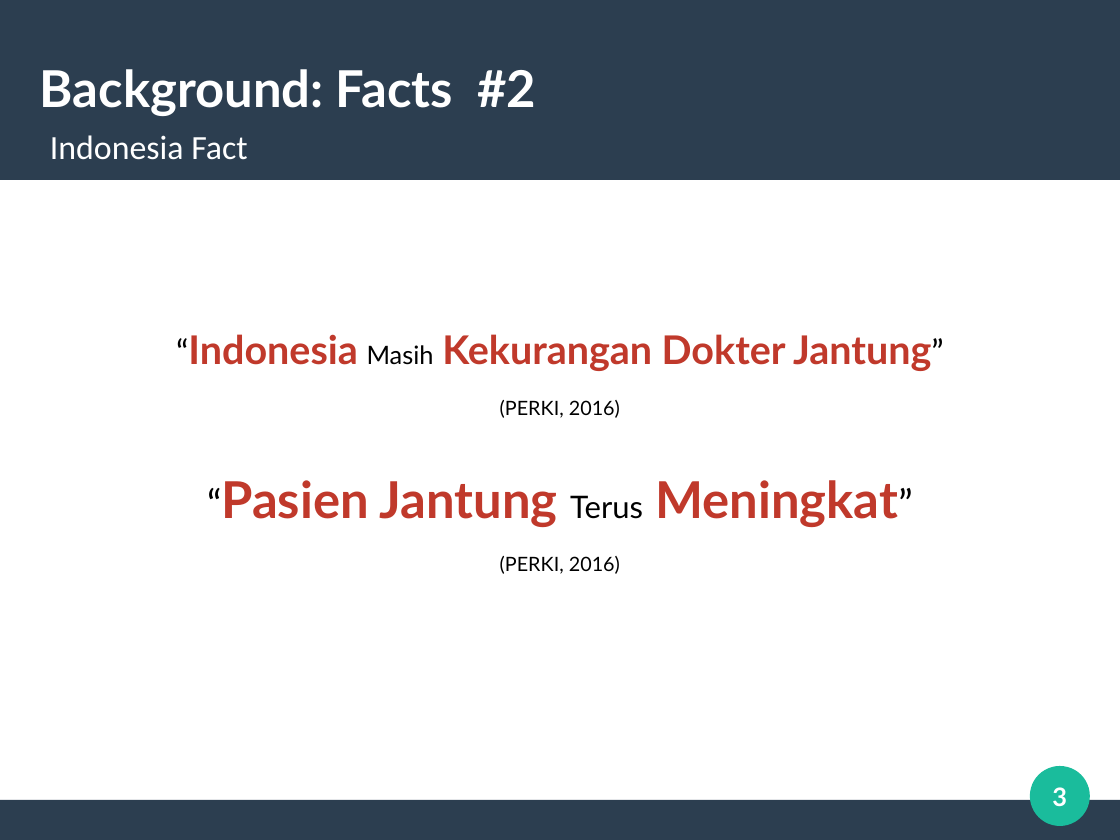
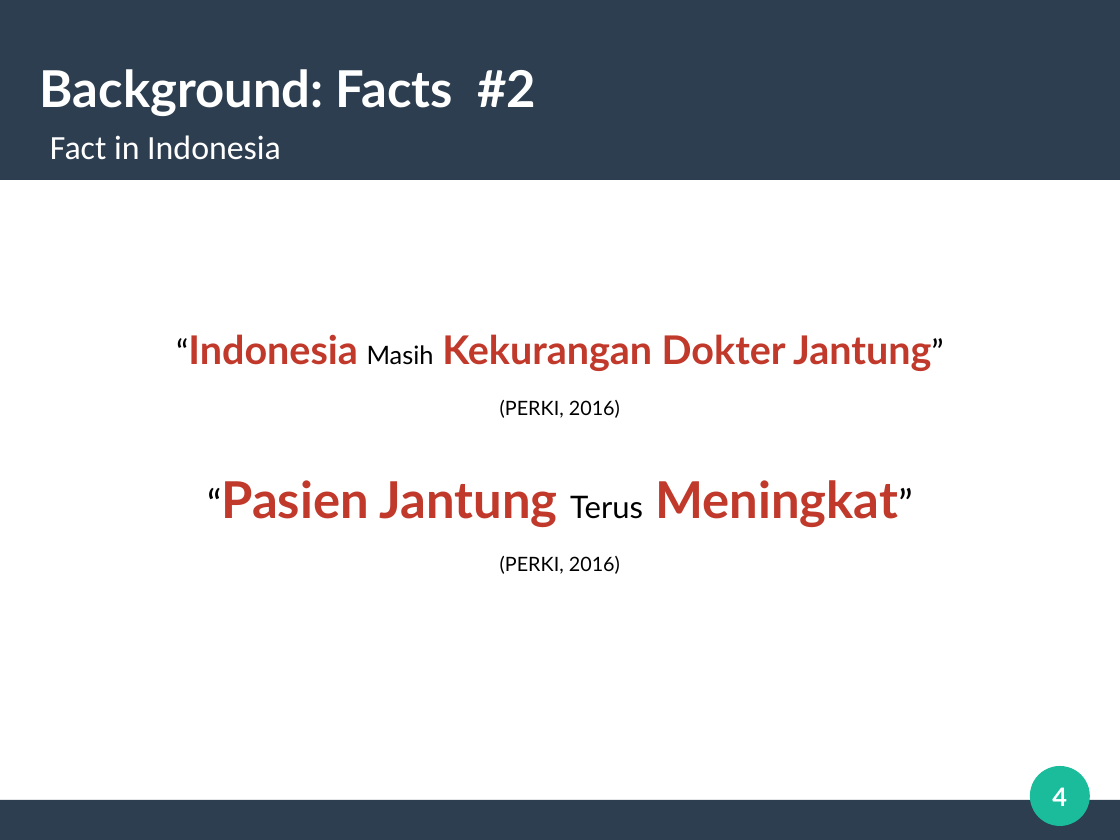
Before and after one commit to alifgiant/TA-Paper, a slide deck: slide 4 of presentation/Silde Sidang.odp (slide 3 before the commit). Drawn at 1120x840 pixels with LibreOffice and Linux fonts; fonts in the diff are those of the drawing. Boxes give left, top, right and bottom in pixels: in the first picture for what was removed or moved away, otherwise in the second. Text is boxed around its words. In the diff, an @@ line names an element or a change of style, - is before the commit and + after.

```diff
--- a/presentation/Silde Sidang.odp
+++ b/presentation/Silde Sidang.odp
@@ text at [50, 135, 281, 160]: text changed @@
-Indonesia Fact
+Fact in Indonesia
@@ page number at [1052, 787, 1067, 806]: text changed @@
-3
+4
```
Also in this commit, not shown: 10 other slides changed, 16 slides added, 8 slides removed, 6 other files.
